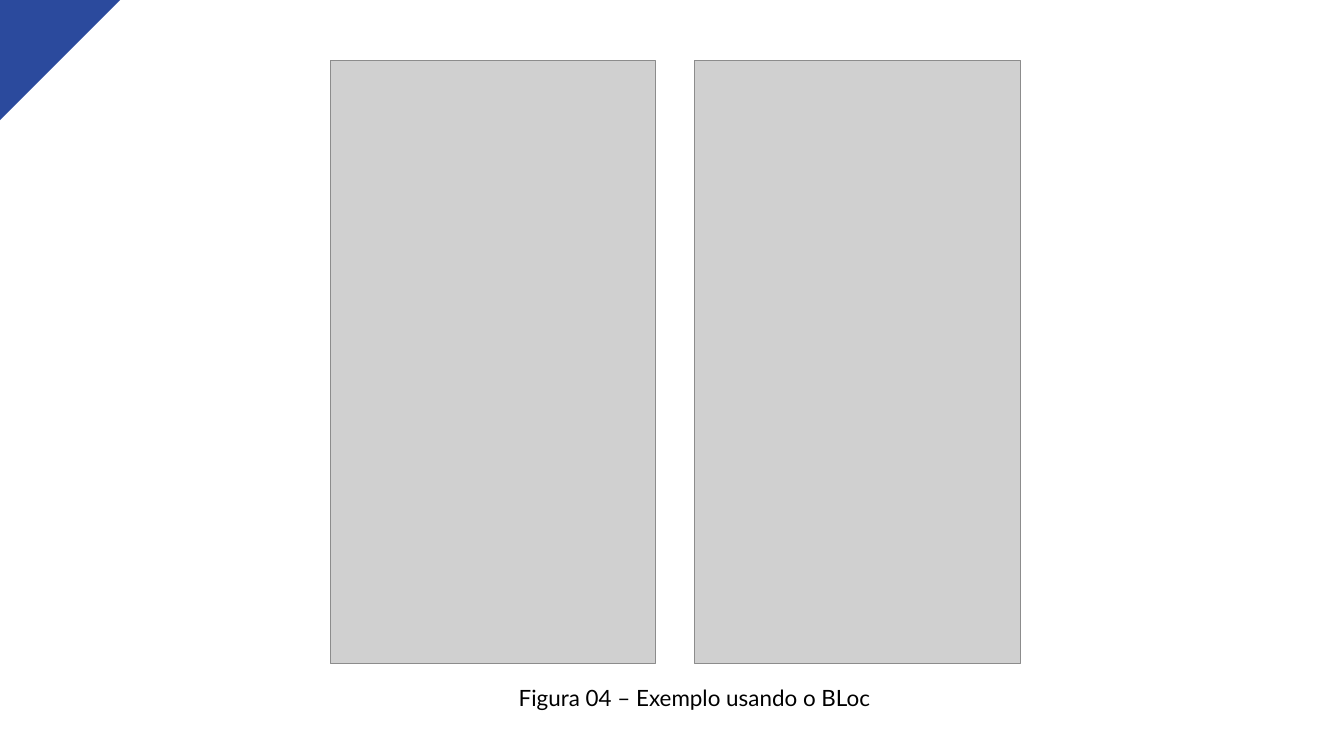
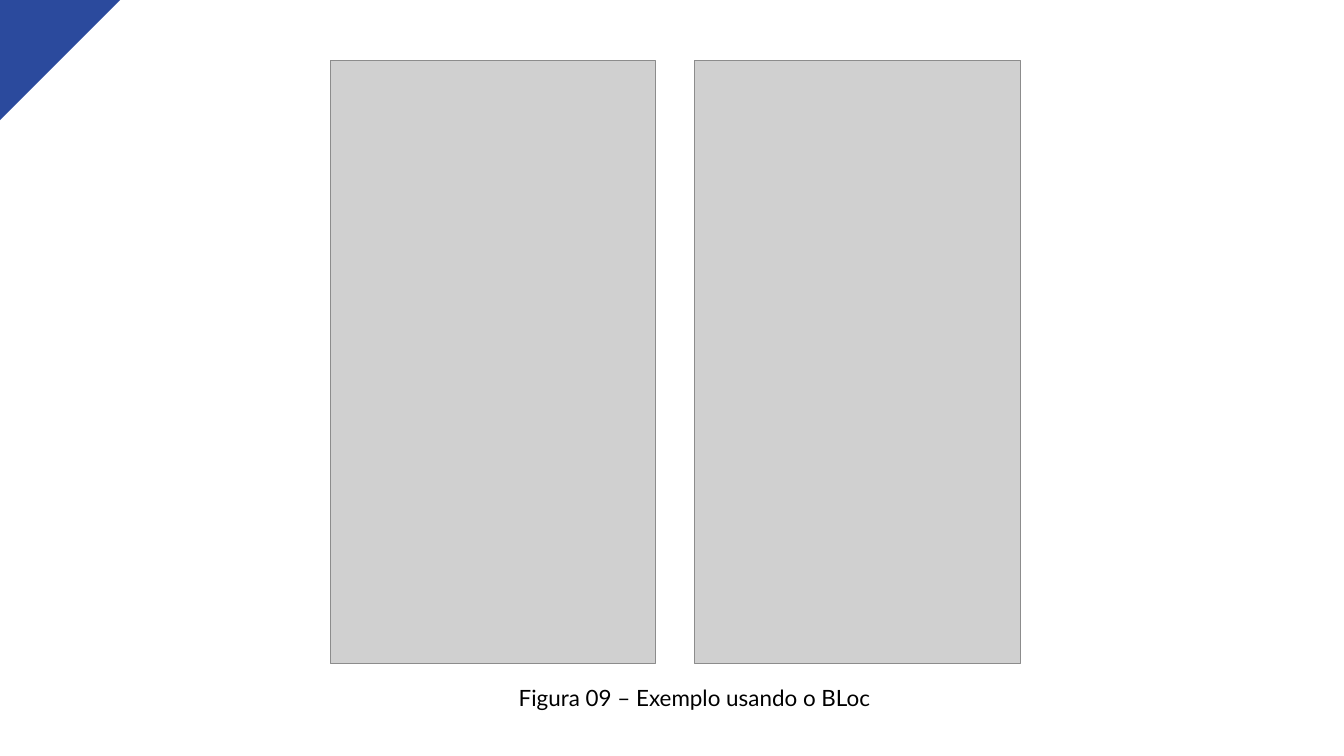
Before and after one commit to marcosdosea/TreinamentoFlutter, a slide deck: slide 17 of Aula11-Manipulação de Estados/Aula11-Manipulação de Estados.pptx (slide 8 before the commit). Drawn at 1344x756 pixels with LibreOffice and Linux fonts; fonts in the diff are those of the drawing; grey boxes stand for pictures. Boxes give left, top, right and bottom in pixels: in the first picture for what was removed or moved away, otherwise in the second. Text is boxed around its words. In the diff, an @@ line names an element or a change of style, - is before the commit and + after.

```diff
--- a/Aula11-Manipulação de Estados/Aula11-Manipulação de Estados.pptx
+++ b/Aula11-Manipulação de Estados/Aula11-Manipulação de Estados.pptx
@@ text at box(519, 689, 870, 710): text changed @@
-Figura 04 – Exemplo usando o BLoc
+Figura 09 – Exemplo usando o BLoc
```
Also in this commit, not shown: 8 other slides changed, 10 slides added, 1 other file.
